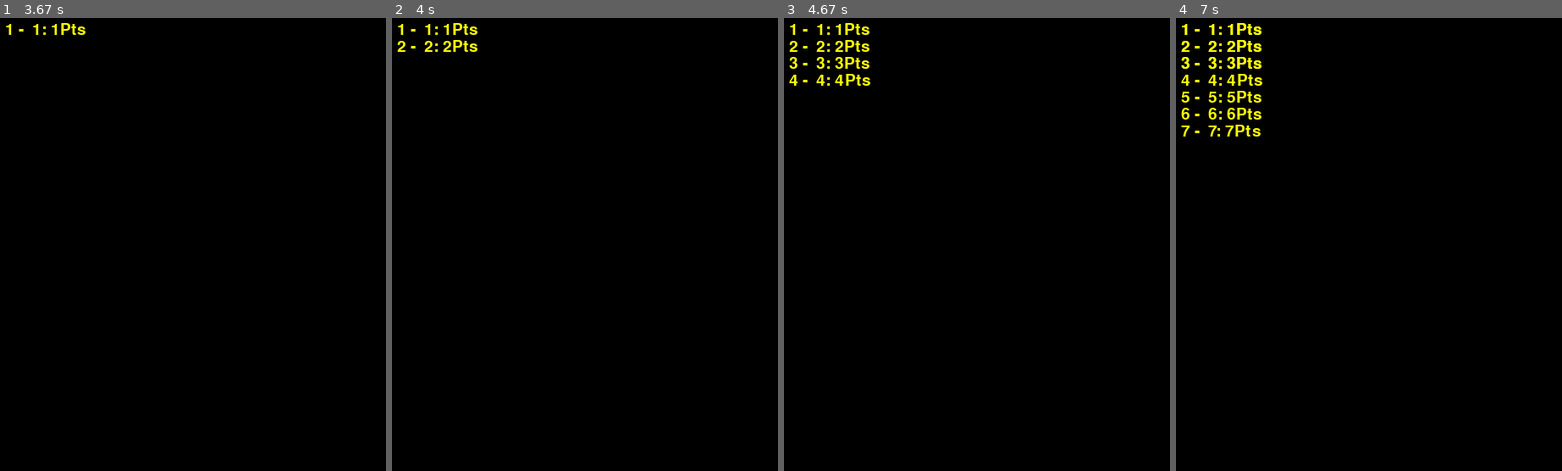
Above: before the commit, frames 1-4 (left to right).
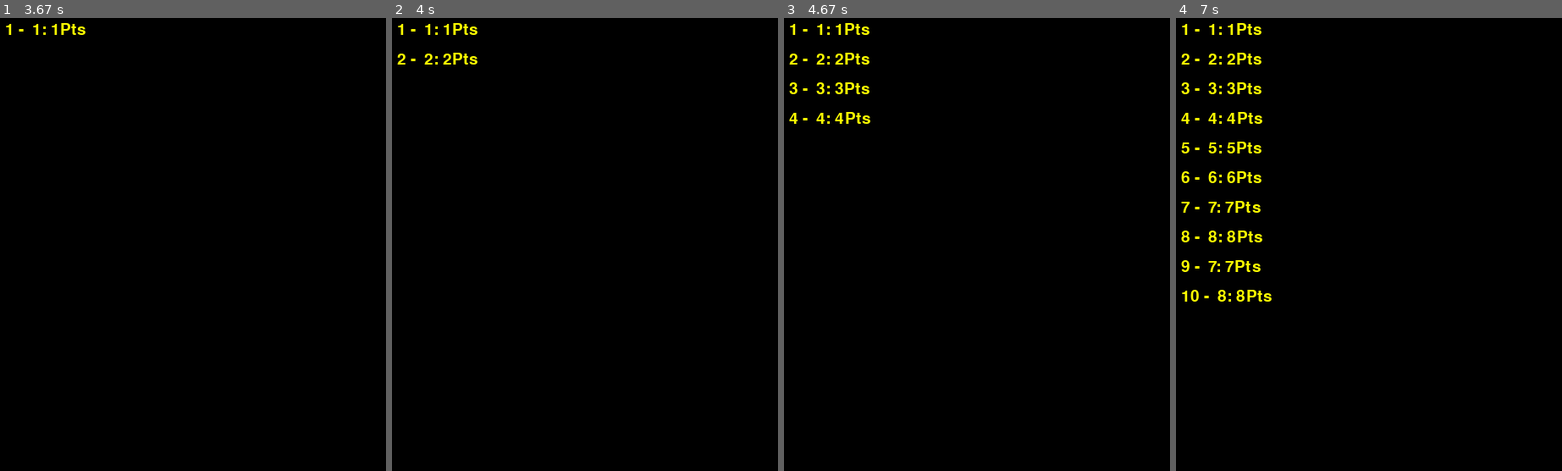
Above: after the commit, the same moments.

Repository: ATField2501/Pygame-WordShoot
Game: pygame game, started from WordShoot.py
Two runs of this game, one before a commit and one after it. Both use one fixed random seed, a clock stepped at 60 frames per second and the inputs below. The source is Python 2; it was converted automatically to run under Python 3.
Inputs:
- Up to frame 1 (3.67 s): hold Enter from 3.33 s (still down); hold Up from 3.33 s (still down)
- Up to frame 2 (4 s): release Enter at 3.8 s; release Up at 3.8 s
- Up to frame 3 (4.67 s): no input
- Up to frame 4 (7 s): no input

Frame 1 is identical in both runs. In frame 2, 0.4% of the frame differs, in the area x 1-23%, y 4-11%; in frame 3, 1.1%; in frame 4, 3.0%, in the area x 1-25%, y 1-63%.

Commit message:
/encore du bricolage sur la class Score

Diff:
--- a/WSconstantes.py
+++ b/WSconstantes.py
@@ -3,7 +3,7 @@
 
 
 path='/home/cagliostro/Documents/ATField2501-Repository/Pygame-WordShoot/'
-
+path_shadows='/home/cagliostro/Documents/ATField2501-Repository/Pygame-WordShoot/shadows'
 
 titre_fenetre="                   * Caglio Word Shooting *"
 
--- a/WordShoot.py
+++ b/WordShoot.py
@@ -174,7 +174,7 @@
                         formalite = False
 
                     if event.type == KEYDOWN: # Si un de ces éléments est de type clavier
-                        if event.key == K_ESCAPE:
+                        if event.key == K_RETURN:
                             formalite = False
                             long_nickname=12
 
@@ -399,10 +399,10 @@
                     pygame.display.flip() # Rafraichissement
                     fenetre.blit(neo, (0,0))
                     fenetre.blit(ligne1, (0,450))
-                    fenetre.blit(ping, (350,500))
+                    fenetre.blit(nick, (350,500))
                     fenetre.blit(sCore, (700,550))
                     fenetre.blit(vie, (50,550))
-                    fenetre.blit(nick,(325,550))
+                    fenetre.blit(ping,(325,550))
                     for event in pygame.event.get():   #On parcours la liste de tous les événements reçus
 
 
@@ -752,18 +752,17 @@
                         # Création d'un rectangle noir pour le fond
                  #        pygame.draw.rect(fenetre, (0, 0 , 0), (0, 0, 2000 , 1100 ))
                         pygame.display.flip()
+
+                    nickname = nickname[:1]
+                    nickname=''.join(nickname)
+
                     # Vérification si le score est un reccord
-                    #*****
-                    # Si oui on l'enregistre
-                    bidule="Nouveau Reccord"
+                    bidule=objet.verif_reccord(nickname)
                     ecran_chouette=font2.render(bidule,2,(80,241,0))
                     fenetre.blit(ecran_chouette,(255,400))
                     pygame.display.flip()
                     time.sleep(1)
-                    nickname = nickname[:1]
-                    nickname=''.join(nickname)
-                    # et on ecris le tous ^^
-                    objet.ecriture_score(nickname)
+
                     aleph = True
                     destruct=True
                     max=445
@@ -786,46 +785,66 @@
             babylone1='5 -  '+ecran_reccords[4]
             zygurate1='6 -  '+ecran_reccords[5]
             persepolis1='7 -  '+ecran_reccords[6]
-#            armageddon1='8 -  '+ecran_reccords[7]
+            armageddon1='8 -  '+ecran_reccords[7]
             nervure5=font.render(babylone1,2,(250,250,0))
             nervure6=font.render(zygurate1,2,(250,250,0))
             nervure7=font.render(persepolis1,2,(250,250,0))
-#            nervure8=font.render(armageddon1,2,(250,250,0))
-
+            nervure8=font.render(armageddon1,2,(250,250,0))
+            persepolis11='9 -  '+ecran_reccords[6]
+            armageddon11='10 -  '+ecran_reccords[7]
+            nervure9=font.render(persepolis11,2,(250,250,0))
+            nervure10=font.render(armageddon11,2,(250,250,0))
+            like=25
             durandale = True
             while durandale:
-                fenetre.blit(nervure1,(155,25))
+                fenetre.blit(nervure1,(155,like))
                 pygame.display.flip()
                 time.sleep(0.4)
+                like += 35
 #                click.play()
-                fenetre.blit(nervure2,(155,45))
+                fenetre.blit(nervure2,(155,like))
                 pygame.display.flip()
                 time.sleep(0.4)
+                like += 35
 #                click.play()
-                fenetre.blit(nervure3,(155,65))
+                fenetre.blit(nervure3,(155,like))
                 pygame.display.flip()
                 time.sleep(0.4)
+                like += 35
 #                click.play()
-                fenetre.blit(nervure4,(155,85))
+                fenetre.blit(nervure4,(155,like))
                 pygame.display.flip()
                 time.sleep(0.4)
+                like += 35
  #               click.play()
-                fenetre.blit(nervure5,(155,105))
+                fenetre.blit(nervure5,(155,like))
                 pygame.display.flip()
                 time.sleep(0.4)
+                like += 35
 #                click.play()
-                fenetre.blit(nervure6,(155,125))
+                fenetre.blit(nervure6,(155,like))
                 pygame.display.flip()
                 time.sleep(0.4)
+                like += 35
 #                click.play()
-                fenetre.blit(nervure7,(155,145))
+                fenetre.blit(nervure7,(155,like))
                 pygame.display.flip()
                 time.sleep(0.4)
+                like += 35
 #                click.play()
-#                fenetre.blit(nervure8,(155,156))
-#                pygame.display.flip()
-#                time.sleep(0.4)
+                fenetre.blit(nervure8,(155,like))
+                pygame.display.flip()
+                time.sleep(0.4)
+                like += 35
 #                click.play()
+                fenetre.blit(nervure9,(155,like))
+                pygame.display.flip()
+                time.sleep(0.4)
+                like += 35
+                fenetre.blit(nervure10,(155,like))
+                pygame.display.flip()
+                time.sleep(10)
+                durandale = False
 
                 for event in pygame.event.get():   #On parcours la liste de tous les événements reçus
                     if event.type == KEYDOWN:
--- a/WordShootClass.py
+++ b/WordShootClass.py
@@ -25,9 +25,9 @@
         Score.score += 10
     def score_moins(self):
         Score.score -= 10
-    def ecriture_score(self, nickname='none'):
+    def verif_reccord(self , nickname):
         try:
-            self.mnemo=pickle.load(open('/home/cagliostro/Documents/ATField2501-Repository/Pygame-WordShoot/shadows','rb'))
+            self.mnemo=pickle.load(open(path_shadows,'rb'))
         except IOError:
             nnn= 1
             mnemo={}
@@ -35,20 +35,32 @@
                 mnemo[nnn]=nnn
                 self.mnemo=mnemo
                 nnn += 1
-            pass
-        # Encodage en B64
+            pickle.dump(self.mnemo,open(path_shadows,'wb'))
+
+        ## Je verifis si le score est plus grand qu'une valeur du dico
+        for value in self.mnemo.values():
+            if Score.score > int(value):
+                bidule=self.ecriture_score(nickname)
+            else:
+                bidule='Aucun reccord'
+                return bidule
+        return bidule
+    def ecriture_score(self, nickname, bidule='Nouveau Reccord'):
+        self.mnemo=pickle.load(open(path_shadows,'rb'))
+         # Encodage en B64
 #        nickname= base64.b64encode(nickname)
 #        score_encode=base64.b64encode(str(Score.score))
-#        self.mnemo[nickname+': ']=score_encode
-        pickle.dump(self.mnemo,open('/home/cagliostro/Documents/ATField2501-Repository/Pygame-WordShoot/shadows','wb'))
+        self.mnemo[nickname+': ']=Score.score
+        pickle.dump(self.mnemo,open(path_shadows,'wb'))
+        return bidule
 
     def lecture_score(self):
         try:
-            vrac = pickle.load(open('/home/cagliostro/Documents/ATField2501-Repository/Pygame-WordShoot/shadows','rb'))
+            self.vrac = pickle.load(open(path_shadows,'rb'))
         except IOError:
             self.ecriture_score()
         ecran_reccords=[]
-        for keys,values in vrac.items():
+        for keys,values in self.vrac.items():
 #            a_keys=base64.b64decode(str(keys))
 #            b_values=base64.b64decode(str(values))
 #            ecran_reccords.append(base64.b64decode(keys)+': '+base64.b64decode(values)+'Pts')
@@ -115,7 +127,7 @@
     def __init__(self, mot):
         self.artefact = []
         for i in mot:
-            self.artefact += '*'  # Construction de la liste 'artefact'
+            self.artefact += '_'  # Construction de la liste 'artefact'
     def tetris(self ,lettre):
         """ Methode reconstruisant artefact en substituant les asterix par la lettre trouvée"""
         self.artefact[Lettre.index] = lettre
Not shown, changed: shadows
